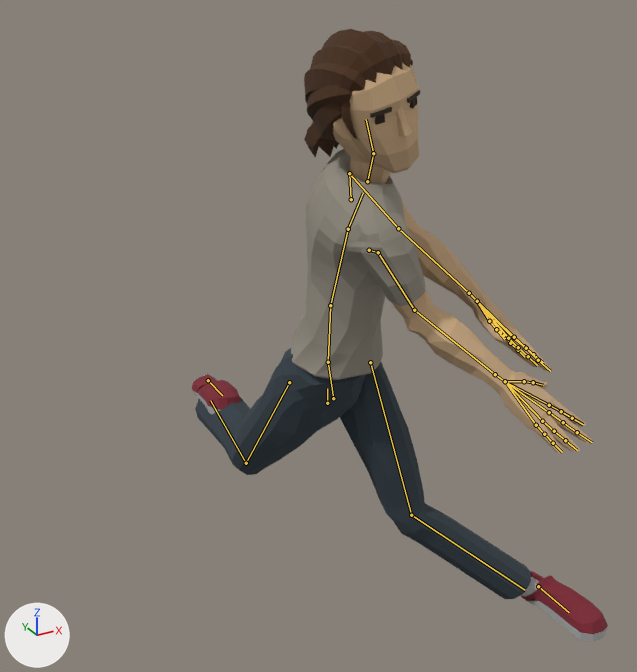
A saved change to the glTF model app/src/main/assets/characters/Casual2.gltf.
Camera for both pictures: a camera (50 mm lens) standing at (-1.01, -1.93, 1.71) and looking at (0.01, -0.07, 0.78). The lights are fixed; the arrows at lower left show +X, +Y and +Z. The picture after the commit comes second. Both versions are drawn at frame 1 of the action 'Throw_FH'; the numbers are the values there. The bones that change, and the others that lie on the model, are drawn over the model as lines.

Names of what the first picture shows: 'Casual2_Body', 'Casual2_Feet', 'Casual2_Head', 'Casual2_Legs'.
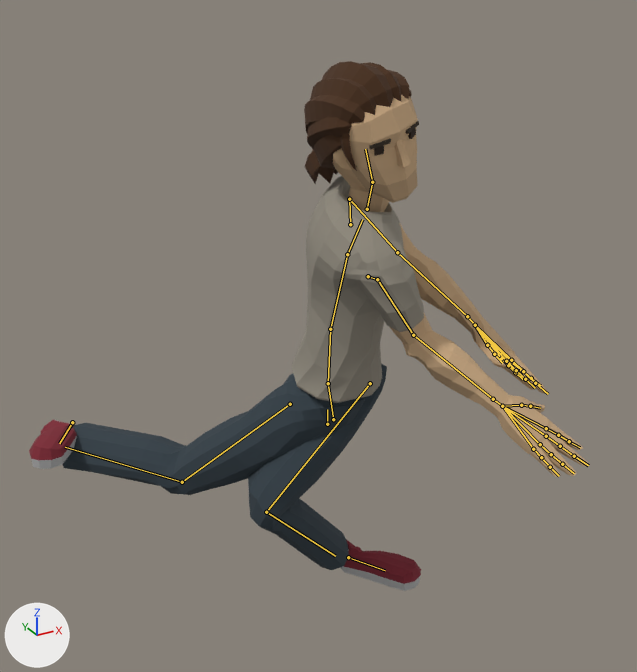
Pixel boxes (x1, y1, x2, y2) of what changed, in the pictures (637 x 672 px):
'Casual2_Body', posed
    before: (291, 149, 593, 453)
    after: (292, 176, 589, 477)
'Casual2_Legs', posed (18% shorter)
    before: (195, 348, 531, 599)
    after: (62, 364, 387, 570)
'Casual2_Head', posed
    before: (304, 29, 420, 184)
    after: (304, 61, 419, 212)
'Casual2_Feet', posed (36% shorter)
    before: (192, 374, 608, 642)
    after: (29, 420, 421, 591)
bone 'Body', root to tip
    before: (327, 403) to (327, 388)
    after: (327, 424) to (327, 409)
bone 'UpperLeg.L', root to tip
    before: (370, 362) to (411, 515)
    after: (370, 383) to (266, 512)
bone 'LowerLeg.L', root to tip
    before: (411, 515) to (525, 590)
    after: (266, 512) to (335, 556)
bone 'UpperLeg.R', root to tip
    before: (289, 382) to (246, 463)
    after: (290, 404) to (182, 482)
bone 'LowerLeg.R', root to tip
    before: (246, 463) to (210, 400)
    after: (182, 482) to (65, 447)
bone 'Foot.L', root to tip
    before: (538, 586) to (569, 612)
    after: (348, 557) to (385, 570)
bone 'Foot.R', root to tip
    before: (208, 380) to (222, 395)
    after: (72, 422) to (59, 443)

The change, as a diff of the scene's bpy script:
```diff
--- a/app/src/main/assets/characters/Casual2.gltf.py
+++ b/app/src/main/assets/characters/Casual2.gltf.py
@@ bone_body @@
 bone_body = bpy.data.objects['CharacterArmature'].pose.bones['Body']  # child of 'Root'
-bone_body.location = (0.01, -0.258, 0.097)
+bone_body.location = (0.01, -0.321, 0.097)
@@ bone_upperleg_l @@
 bone_upperleg_l = bpy.data.objects['CharacterArmature'].pose.bones['UpperLeg.L']  # child of 'Body'
-bone_upperleg_l.rotation_quaternion = (0.957, -0.076, 0.194, 0.12)  # degrees (-6, 24, 13)
+bone_upperleg_l.rotation_quaternion = (-0.888, -0.42, -0.015, -0.027)  # degrees (51, 0, 4)
@@ bone_lowerleg_l @@
 bone_lowerleg_l = bpy.data.objects['CharacterArmature'].pose.bones['LowerLeg.L']  # child of 'UpperLeg.L'
-bone_lowerleg_l.rotation_quaternion = (0.892, 0.041, 0.036, -0.304)  # degrees (3, 6, -37)
+bone_lowerleg_l.rotation_quaternion = (0.673, 0.369, 0.123, -0.577)  # degrees (29, 39, -71)
@@ bone_upperleg_r @@
 bone_upperleg_r = bpy.data.objects['CharacterArmature'].pose.bones['UpperLeg.R']  # child of 'Body'
-bone_upperleg_r.rotation_quaternion = (-0.899, 0.038, -0.03, -0.319)  # degrees (-3, 5, 39)
+bone_upperleg_r.rotation_quaternion = (-0.845, 0.27, -0.001, -0.307)  # degrees (-32, 11, 37)
@@ bone_lowerleg_r @@
 bone_lowerleg_r = bpy.data.objects['CharacterArmature'].pose.bones['LowerLeg.R']  # child of 'UpperLeg.R'
-bone_lowerleg_r.rotation_quaternion = (0.906, 0.4, 0.082, -0.025)  # degrees (48, 10, 1)
+bone_lowerleg_r.rotation_quaternion = (0.912, 0.277, -0.212, 0.107)  # degrees (33, -28, 5)
@@ bone_foot_l @@
 bone_foot_l = bpy.data.objects['CharacterArmature'].pose.bones['Foot.L']  # child of 'Root'
-bone_foot_l.location = (0.396, 0.395, -0.016)
-bone_foot_l.rotation_quaternion = (1.0, 0.0, 0.0, 0.0)  # degrees (0, 0, 0)
+bone_foot_l.location = (0.0, 0.0, 0.0)
+bone_foot_l.rotation_quaternion = (0.96, 0.0, 0.001, -0.271)  # degrees (0, 0, -32)
@@ bone_foot_r @@
 bone_foot_r = bpy.data.objects['CharacterArmature'].pose.bones['Foot.R']  # child of 'Root'
-bone_foot_r.location = (0.05, -0.593, -0.386)
-bone_foot_r.rotation_quaternion = (1.0, 0.0, 0.0, 0.0)  # degrees (0, 0, 0)
+bone_foot_r.location = (-0.414, -0.526, -0.386)
+bone_foot_r.rotation_quaternion = (0.96, 0.0, -0.001, 0.271)  # degrees (0, 0, 32)
```
